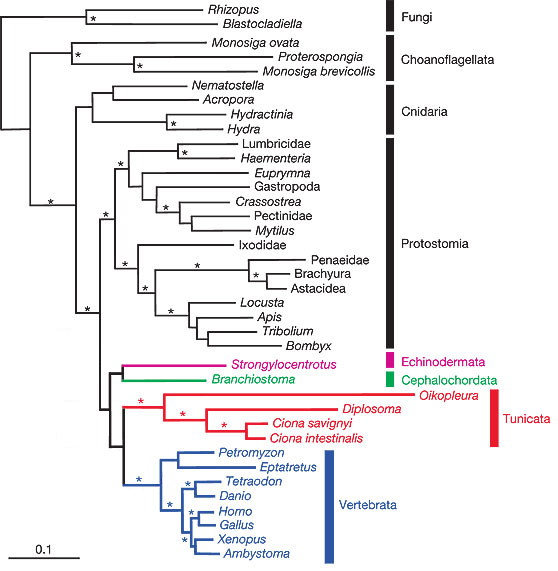
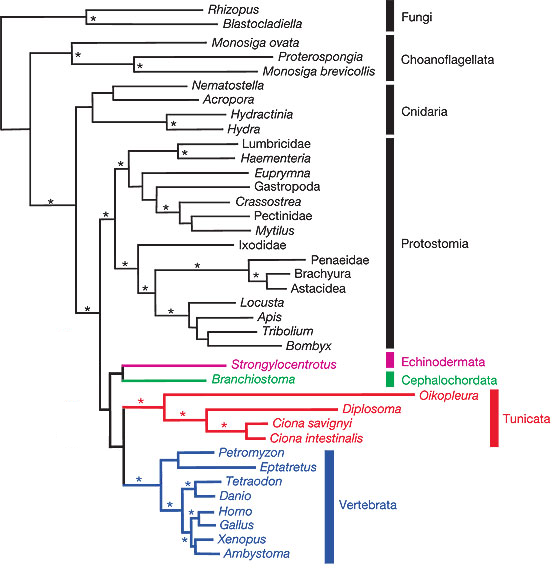
Two versions of the same layered image (558x571). Layer-by-layer changes:
painted on "tree.jpg" over [8, 544, 80, 560]
